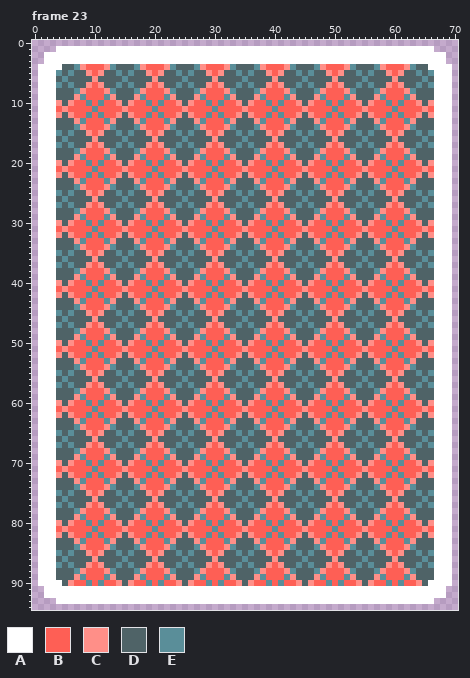
Pixel-art file: Sprites/Enhancers.ase. The picture above was drawn from the file before the commit.
71x95 pixels, 35 frames. Colours within 5 levels of each other are drawn and written as one. Shown: frame 23. The commit also changed other frames, which this record leaves out.
Palette (. is transparent): A #ffffff  B #fe5f55  C #ff8f88  D #4f6367  E #5a8e99
The same view after the edit:
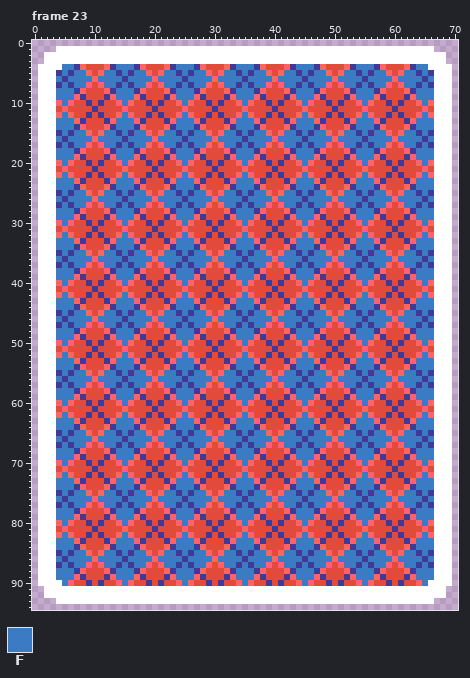
Colours new in this view: F #3b7bc3
Difference:
colour B: #fe5f55 -> #e24b3b
colour C: #ff8f88 -> #ff6368
colour E: #5a8e99 -> #403995
Changed rows in their new state; - is a pixel that keeps its letter.
Frame 23, layer "Layer 1":
first column x 4:
 4 -FF-------FFF-------FFF-------FFF-------FFF-------FFF-------FF-
 5 -F-FF---FF-F-FF---FF-F-FF---FF-F-FF---FF-F-FF---FF-F-FF---FF-F-
 6 F-FFFF-FFFF-FFFF-FFFF-FFFF-FFFF-FFFF-FFFF-FFFF-FFFF-FFFF-FFFF-F
 7 -F-FF---FF-F-FF---FF-F-FF---FF-F-FF---FF-F-FF---FF-F-FF---FF-F-
 8 FFF-------FFF-------FFF-------FFF-------FFF-------FFF-------FFF
 9 FFF-------FFF-------FFF-------FFF-------FFF-------FFF-------FFF
10 -F---------F---------F---------F---------F---------F---------F-
12 -F---------F---------F---------F---------F---------F---------F-
13 FFF-------FFF-------FFF-------FFF-------FFF-------FFF-------FFF
14 FFF-------FFF-------FFF-------FFF-------FFF-------FFF-------FFF
15 -F-FF---FF-F-FF---FF-F-FF---FF-F-FF---FF-F-FF---FF-F-FF---FF-F-
16 F-FFFF-FFFF-FFFF-FFFF-FFFF-FFFF-FFFF-FFFF-FFFF-FFFF-FFFF-FFFF-F
17 -F-FF---FF-F-FF---FF-F-FF---FF-F-FF---FF-F-FF---FF-F-FF---FF-F-
18 FFF-------FFF-------FFF-------FFF-------FFF-------FFF-------FFF
19 FFF-------FFF-------FFF-------FFF-------FFF-------FFF-------FFF
20 -F---------F---------F---------F---------F---------F---------F-
22 -F---------F---------F---------F---------F---------F---------F-
23 FFF-------FFF-------FFF-------FFF-------FFF-------FFF-------FFF
24 FFF-------FFF-------FFF-------FFF-------FFF-------FFF-------FFF
25 -F-FF---FF-F-FF---FF-F-FF---FF-F-FF---FF-F-FF---FF-F-FF---FF-F-
26 F-FFFF-FFFF-FFFF-FFFF-FFFF-FFFF-FFFF-FFFF-FFFF-FFFF-FFFF-FFFF-F
27 -F-FF---FF-F-FF---FF-F-FF---FF-F-FF---FF-F-FF---FF-F-FF---FF-F-
28 FFF-------FFF-------FFF-------FFF-------FFF-------FFF-------FFF
29 FFF-------FFF-------FFF-------FFF-------FFF-------FFF-------FFF
30 -F---------F---------F---------F---------F---------F---------F-
32 -F---------F---------F---------F---------F---------F---------F-
33 FFF-------FFF-------FFF-------FFF-------FFF-------FFF-------FFF
34 FFF-------FFF-------FFF-------FFF-------FFF-------FFF-------FFF
35 -F-FF---FF-F-FF---FF-F-FF---FF-F-FF---FF-F-FF---FF-F-FF---FF-F-
36 F-FFFF-FFFF-FFFF-FFFF-FFFF-FFFF-FFFF-FFFF-FFFF-FFFF-FFFF-FFFF-F
37 -F-FF---FF-F-FF---FF-F-FF---FF-F-FF---FF-F-FF---FF-F-FF---FF-F-
38 FFF-------FFF-------FFF-------FFF-------FFF-------FFF-------FFF
39 FFF-------FFF-------FFF-------FFF-------FFF-------FFF-------FFF
40 -F---------F---------F---------F---------F---------F---------F-
42 -F---------F---------F---------F---------F---------F---------F-
43 FFF-------FFF-------FFF-------FFF-------FFF-------FFF-------FFF
44 FFF-------FFF-------FFF-------FFF-------FFF-------FFF-------FFF
45 -F-FF---FF-F-FF---FF-F-FF---FF-F-FF---FF-F-FF---FF-F-FF---FF-F-
46 F-FFFF-FFFF-FFFF-FFFF-FFFF-FFFF-FFFF-FFFF-FFFF-FFFF-FFFF-FFFF-F
47 -F-FF---FF-F-FF---FF-F-FF---FF-F-FF---FF-F-FF---FF-F-FF---FF-F-
48 FFF-------FFF-------FFF-------FFF-------FFF-------FFF-------FFF
49 FFF-------FFF-------FFF-------FFF-------FFF-------FFF-------FFF
50 -F---------F---------F---------F---------F---------F---------F-
52 -F---------F---------F---------F---------F---------F---------F-
53 FFF-------FFF-------FFF-------FFF-------FFF-------FFF-------FFF
54 FFF-------FFF-------FFF-------FFF-------FFF-------FFF-------FFF
55 -F-FF---FF-F-FF---FF-F-FF---FF-F-FF---FF-F-FF---FF-F-FF---FF-F-
56 F-FFFF-FFFF-FFFF-FFFF-FFFF-FFFF-FFFF-FFFF-FFFF-FFFF-FFFF-FFFF-F
57 -F-FF---FF-F-FF---FF-F-FF---FF-F-FF---FF-F-FF---FF-F-FF---FF-F-
58 FFF-------FFF-------FFF-------FFF-------FFF-------FFF-------FFF
59 FFF-------FFF-------FFF-------FFF-------FFF-------FFF-------FFF
60 -F---------F---------F---------F---------F---------F---------F-
62 -F---------F---------F---------F---------F---------F---------F-
63 FFF-------FFF-------FFF-------FFF-------FFF-------FFF-------FFF
64 FFF-------FFF-------FFF-------FFF-------FFF-------FFF-------FFF
65 -F-FF---FF-F-FF---FF-F-FF---FF-F-FF---FF-F-FF---FF-F-FF---FF-F-
66 F-FFFF-FFFF-FFFF-FFFF-FFFF-FFFF-FFFF-FFFF-FFFF-FFFF-FFFF-FFFF-F
67 -F-FF---FF-F-FF---FF-F-FF---FF-F-FF---FF-F-FF---FF-F-FF---FF-F-
68 FFF-------FFF-------FFF-------FFF-------FFF-------FFF-------FFF
69 FFF-------FFF-------FFF-------FFF-------FFF-------FFF-------FFF
70 -F---------F---------F---------F---------F---------F---------F-
72 -F---------F---------F---------F---------F---------F---------F-
73 FFF-------FFF-------FFF-------FFF-------FFF-------FFF-------FFF
74 FFF-------FFF-------FFF-------FFF-------FFF-------FFF-------FFF
75 -F-FF---FF-F-FF---FF-F-FF---FF-F-FF---FF-F-FF---FF-F-FF---FF-F-
76 F-FFFF-FFFF-FFFF-FFFF-FFFF-FFFF-FFFF-FFFF-FFFF-FFFF-FFFF-FFFF-F
77 -F-FF---FF-F-FF---FF-F-FF---FF-F-FF---FF-F-FF---FF-F-FF---FF-F-
78 FFF-------FFF-------FFF-------FFF-------FFF-------FFF-------FFF
79 FFF-------FFF-------FFF-------FFF-------FFF-------FFF-------FFF
80 -F---------F---------F---------F---------F---------F---------F-
82 -F---------F---------F---------F---------F---------F---------F-
83 FFF-------FFF-------FFF-------FFF-------FFF-------FFF-------FFF
84 FFF-------FFF-------FFF-------FFF-------FFF-------FFF-------FFF
85 -F-FF---FF-F-FF---FF-F-FF---FF-F-FF---FF-F-FF---FF-F-FF---FF-F-
86 F-FFFF-FFFF-FFFF-FFFF-FFFF-FFFF-FFFF-FFFF-FFFF-FFFF-FFFF-FFFF-F
87 -F-FF---FF-F-FF---FF-F-FF---FF-F-FF---FF-F-FF---FF-F-FF---FF-F-
88 FFF-------FFF-------FFF-------FFF-------FFF-------FFF-------FFF
89 FFF-------FFF-------FFF-------FFF-------FFF-------FFF-------FFF
90 -F---------F---------F---------F---------F---------F---------F-
Pixel boxes of the changes (left, top, right, bottom) in both pictures:
changed: (56, 64, 434, 586)
